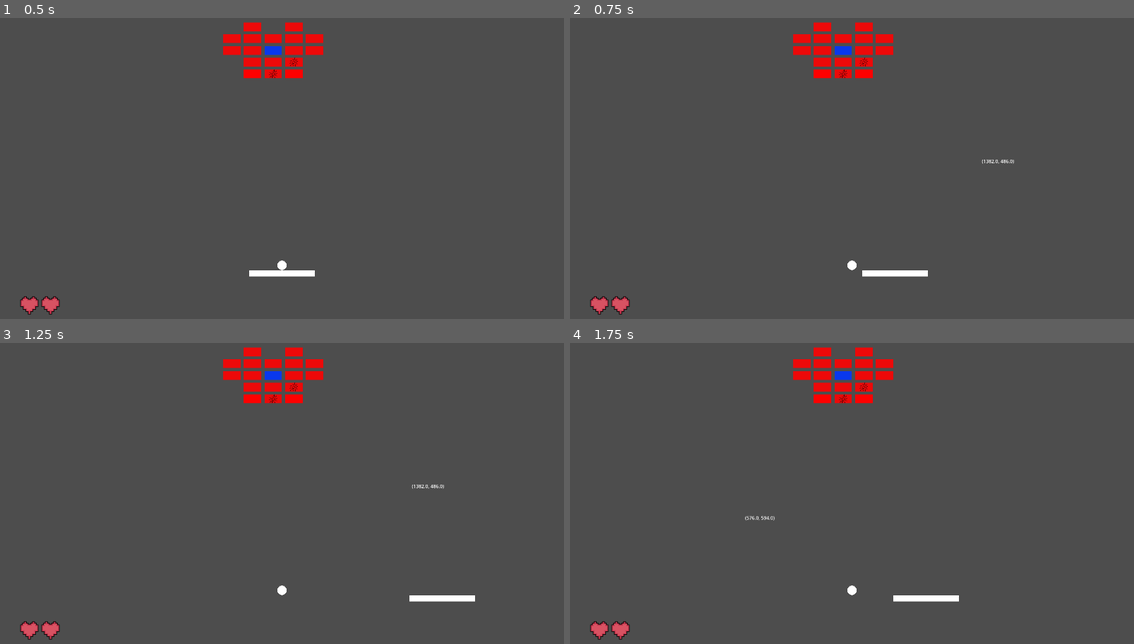
Above: before the commit, frames 1-4 (two rows, left to right).
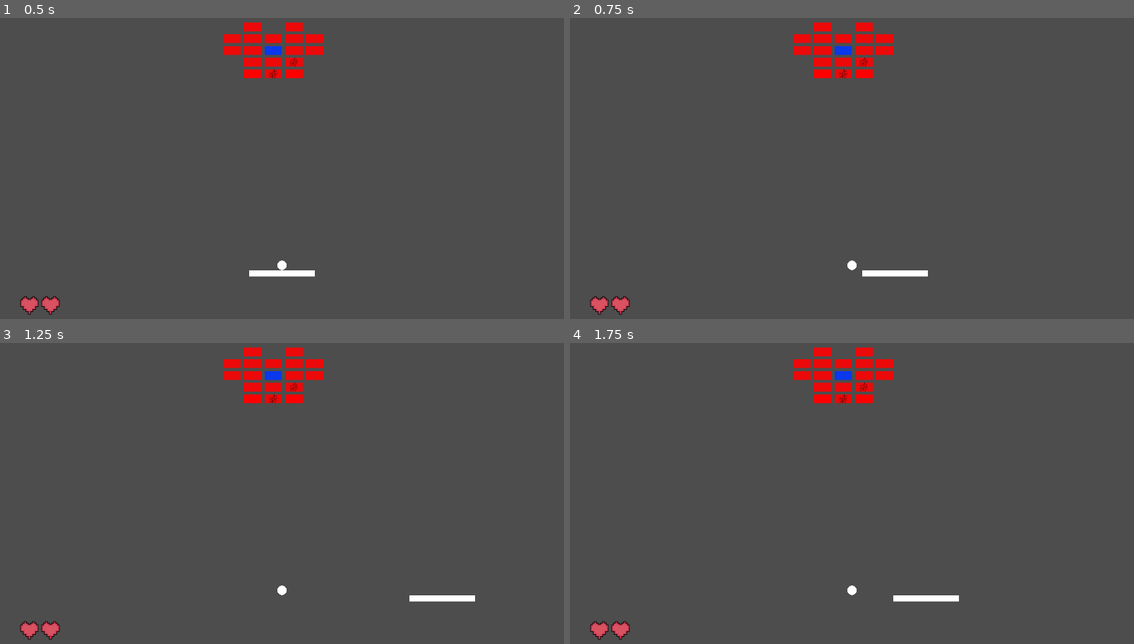
Above: after the commit, the same moments.

Repository: koviant/20GamesChallengeGodot
Game: Godot game, scene res://scenes/main.tscn
Two runs of this game, one before a commit and one after it. Both use one fixed random seed, a clock stepped at 60 frames per second and the inputs below.
Inputs (mouse positions are in pixels of both pictures, inside the frame that each line leads up to):
- Up to frame 1 (0.5 s): no input
- Up to frame 2 (0.75 s): tap Enter at 0.5 s; move the mouse to (976, 153) at 0.52 s; hold Right (ui_right) from 0.53 s (still down); click (976, 153) at 0.67 s
- Up to frame 3 (1.25 s): keep holding Right (ui_right)
- Up to frame 4 (1.75 s): move the mouse to (739, 511) at 1.27 s; release Right (ui_right) at 1.28 s; hold Left (ui_left) from 1.28 s (still down); click (739, 511) at 1.42 s

Frame 1 is identical in both runs. In frame 2, less than 0.1% of the frame differs, in the area x 72-79%, y 47-49%; in frame 3, less than 0.1%; in frame 4, less than 0.1%.

Commit message:
Fixed incorrectly working “show mouse coordinates” option

Diff:
--- a/breakout/scripts/main.gd
+++ b/breakout/scripts/main.gd
@@ -53,7 +53,7 @@
 	return label
 
 func _input(event: InputEvent) -> void:
-	if event is InputEventMouseMotion:
+	if event is InputEventMouseMotion and show_mouse_coordinates:
 		mouse_coordinates_label.text = str(event.position)
 		mouse_coordinates_label.show()
 		mouse_coordinates_label.position = Vector2(event.position.x + 20, event.position.y + 10)
